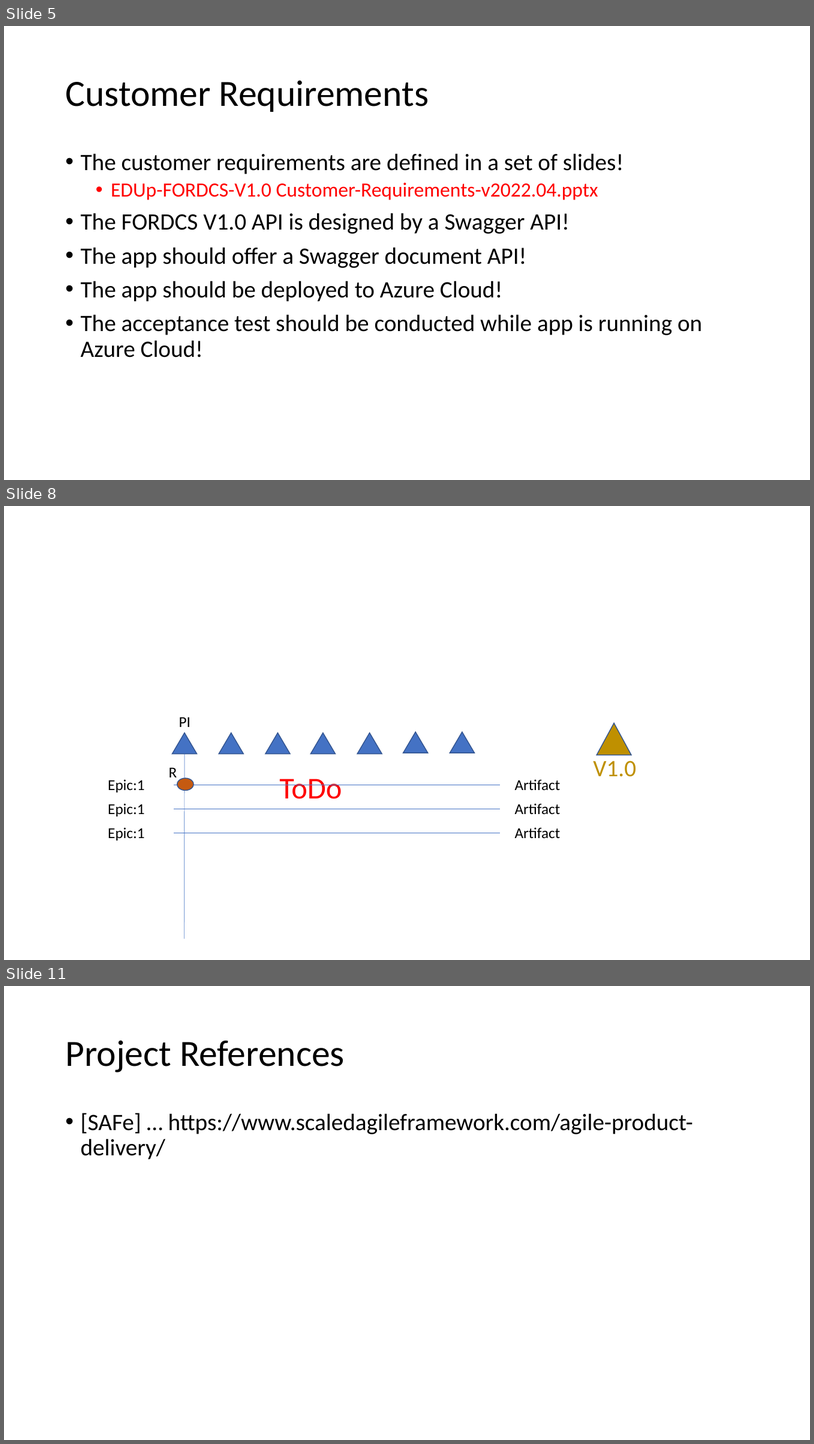
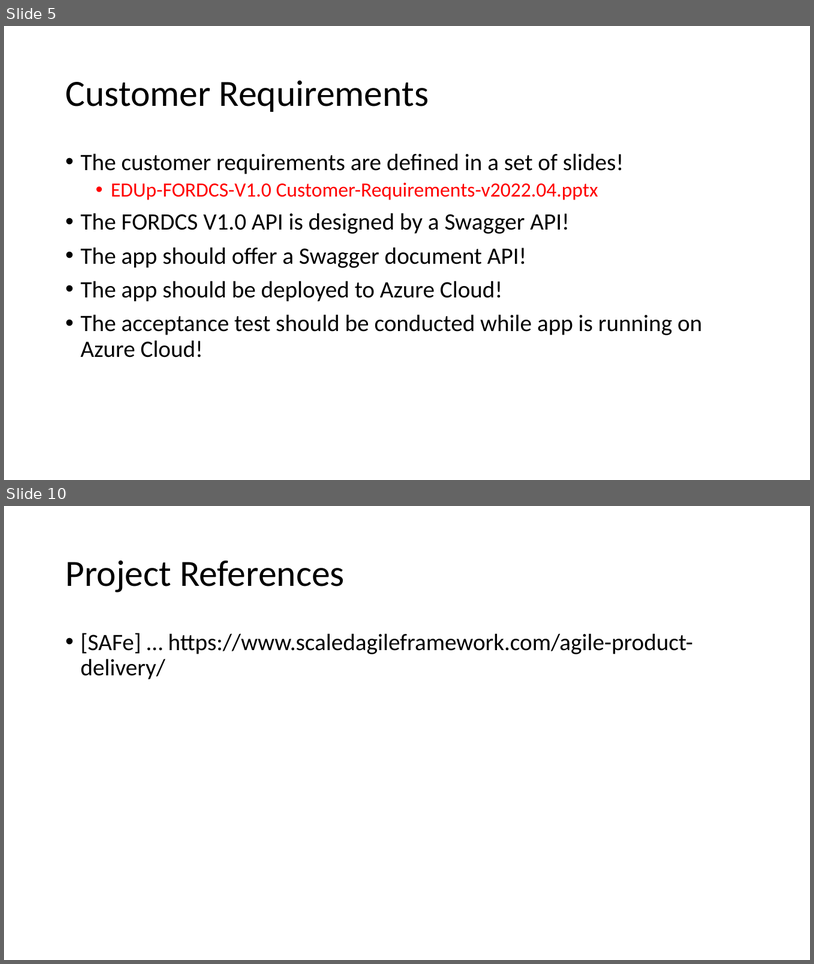
Before and after one commit to karacankos/smarthome-fordcs, a slide deck: fordcs-docs/EDUp FORDCS-V1.0 Project-v2022.04/1_EDUp FORDCS-V1.0 Planning.v2022.04.pptx. Shown one above the other, each under a label of ours: slides 5, 8 and 11 before the commit, slides 5 and 10 after it; the slides between them are not shown. The pictures are 814x1444 and 814x964 pixels, drawn with LibreOffice and Linux fonts; fonts in the diff are those of the drawing. Boxes give left, top, right and bottom in pixels: in the first picture for what was removed or moved away, otherwise in the second. Text is boxed around its words. In the diff, an @@ line names an element or a change of style, - is before the commit and + after.

```diff
--- a/fordcs-docs/EDUp FORDCS-V1.0 Project-v2022.04/1_EDUp FORDCS-V1.0 Planning.v2022.04.pptx
+++ b/fordcs-docs/EDUp FORDCS-V1.0 Project-v2022.04/1_EDUp FORDCS-V1.0 Planning.v2022.04.pptx
@@ slide 8 removed at box(4, 506, 810, 960), background #FFFFFF @@
@@ text removed at box(179, 717, 191, 727) @@
-PI
@@ group removed at box(172, 732, 474, 754): 7 triangles @@
@@ triangle removed at box(597, 723, 632, 755) @@
@@ line removed from (185, 753) to (184, 939) @@
@@ text removed at box(169, 767, 177, 777) @@
-R
@@ text removed at box(593, 760, 636, 777) @@
-V1.0
@@ text removed at box(108, 779, 144, 792) @@
-Epic:1
@@ line removed from (173, 784) to (501, 784) @@
@@ ellipse removed at box(177, 778, 194, 790) @@
@@ text removed at box(279, 778, 342, 799) @@
-ToDo
@@ text removed at box(515, 779, 561, 790) @@
-Artifact
@@ text removed at box(108, 803, 144, 816) @@
-Epic:1
@@ line removed from (173, 808) to (501, 808) @@
@@ text removed at box(515, 803, 561, 814) @@
-Artifact
@@ text removed at box(108, 827, 144, 840) @@
-Epic:1
@@ text removed at box(515, 827, 561, 838) @@
-Artifact
@@ line removed from (173, 832) to (501, 832) @@
@@ what was slide 11 is now slide 10 @@
```
Also in this commit, not shown: 6 slides changed, 1 slide added, 3 other slides removed, 3 other files.
